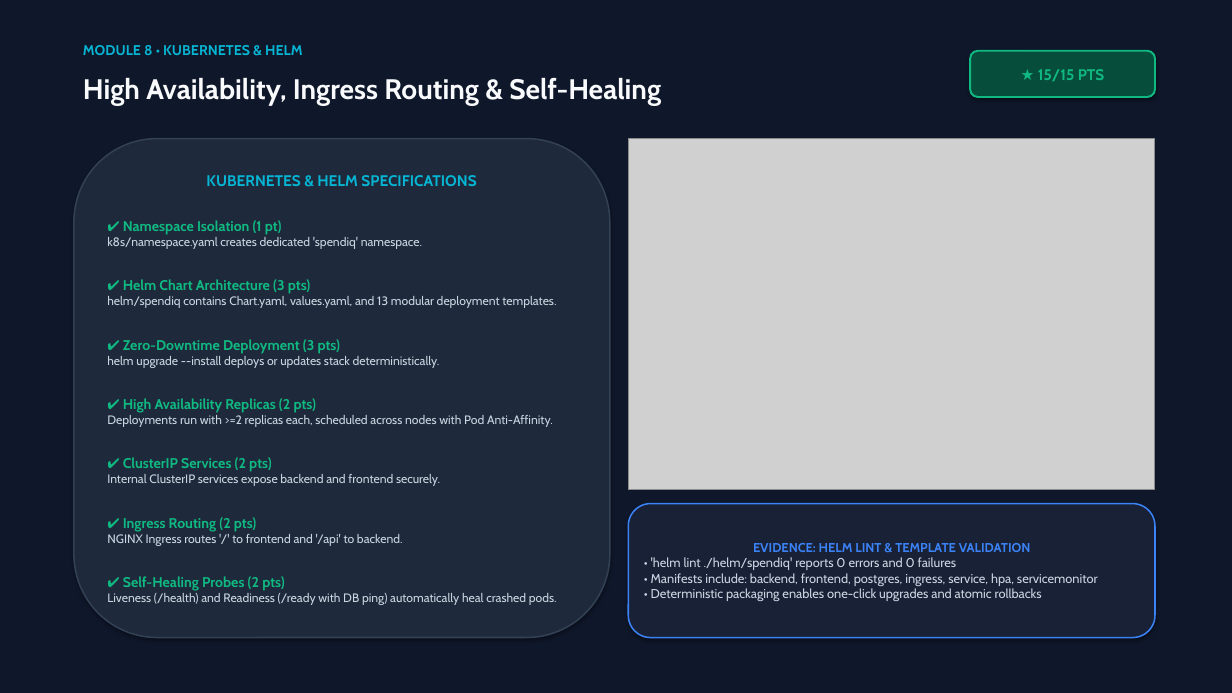
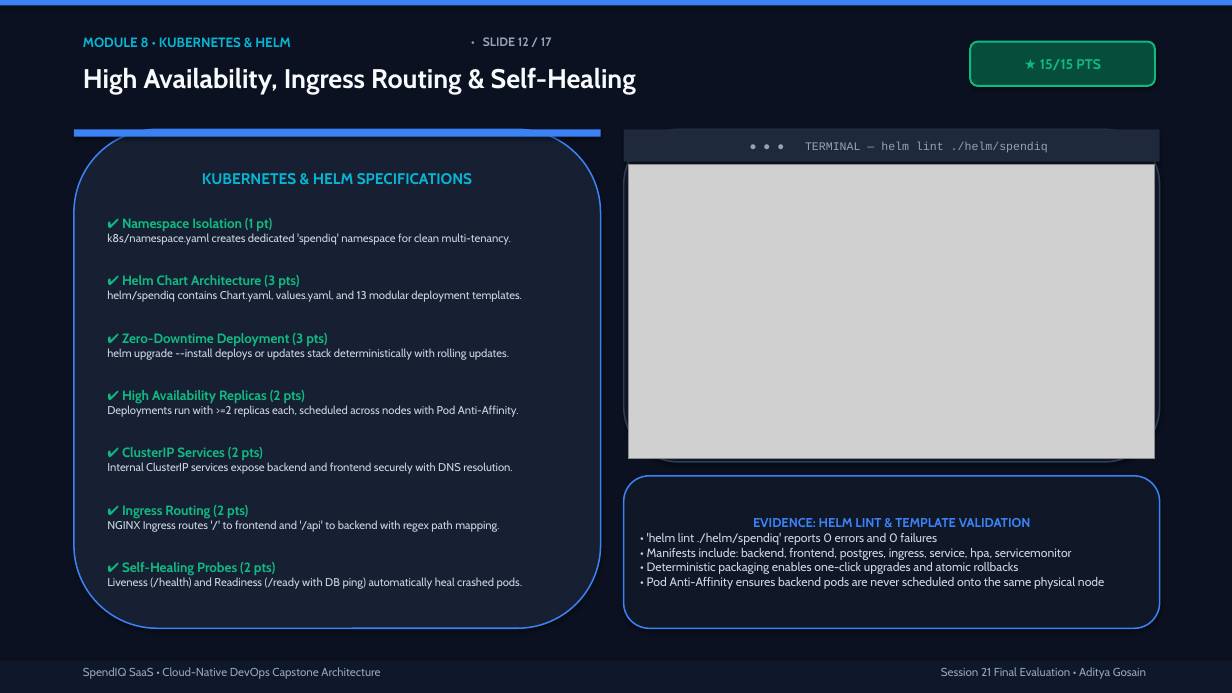
Before and after one commit to Posiedon207/SpendIQ, a slide deck: slide 12 of demo/SpendIQ_Capstone_Presentation.pptx (slide 10 before the commit). Drawn at 1232x693 pixels with LibreOffice and Linux fonts; fonts in the diff are those of the drawing; grey boxes stand for pictures. Boxes give left, top, right and bottom in pixels: in the first picture for what was removed or moved away, otherwise in the second. Text is boxed around its words. In the diff, an @@ line names an element or a change of style, - is before the commit and + after.

Commit message:
feat(presentation): upgrade to 17-slide master capstone deck and add SRE troubleshooting runbooks

```diff
--- a/demo/SpendIQ_Capstone_Presentation.pptx
+++ b/demo/SpendIQ_Capstone_Presentation.pptx
@@ rectangle at (0, 0, 1232, 693): fill #0F172A to #0B1120 @@
@@ rectangle added at (0, 0, 1232, 6), fill #3B82F6 @@
@@ text "High Availability, Ingress Routing & ...": place and size @@
-text "High Availability, Ingress Routing & ..." at (83, 78, 661, 105)
+text "High Availability, Ingress Routing & ..." at (83, 67, 636, 95)
@@ text "High Availability, Ingress Routing & ..." at (83, 67, 636, 95): size 22 to 21 pt @@
@@ text "MODULE 8 • KUBERNETES & ...": place and size @@
-text "MODULE 8 • KUBERNETES & ..." at (83, 45, 302, 55)
+text "MODULE 8 • KUBERNETES & ..." at (83, 37, 290, 47)
@@ text "MODULE 8 • KUBERNETES & ..." at (83, 37, 290, 47): size 11 to 10.5 pt @@
@@ text added at (483, 37, 552, 46), 9.5 pt, text #94A3B8, bold @@
+• SLIDE 12 / 17
@@ rounded rectangle "★ 15/15 PTS": place and size @@
-rounded rectangle "★ 15/15 PTS" at (970, 51, 1155, 97)
+rounded rectangle "★ 15/15 PTS" at (970, 42, 1155, 86)
@@ rounded rectangle "★ 15/15 PTS" at (970, 42, 1155, 86): size 12 to 11 pt @@
@@ rounded rectangle "KUBERNETES & HELM SPECIFICATIONS": place and size @@
-rounded rectangle "KUBERNETES & HELM SPECIFICATIONS" at (74, 139, 610, 638)
+rounded rectangle "KUBERNETES & HELM SPECIFICATIONS" at (74, 129, 601, 628)
@@ rounded rectangle "KUBERNETES & HELM SPECIFICATIONS" at (74, 129, 601, 628): fill #1E293B to #162032; outline #334155 1.2 pt to #3B82F6 1.2 pt @@
@@ rectangle added at (74, 129, 601, 137), fill #3B82F6 @@
@@ rounded rectangle added at (624, 129, 1160, 462), fill #101827, outline #2D3D58 1.2 pt @@
@@ rectangle added at (624, 129, 1160, 162), fill #1E293B, 9 pt, text #94A3B8 @@
+● ● ● TERMINAL — helm lint ./helm/spendiq
@@ picture: place and size @@
-picture at (628, 139, 1155, 490)
+picture at (628, 165, 1155, 458)
@@ text in rounded rectangle at (107, 233, 511, 245): text changed; size 9.5 to 8.8 pt @@
-k8s/namespace.yaml creates dedicated 'spendiq' namespace.
+k8s/namespace.yaml creates dedicated 'spendiq' namespace for clean multi-tenancy.
@@ text in rounded rectangle at (107, 218, 523, 589): size 11 to 10.5 pt in "✔ Namespace Isolation (1 pt)", "✔ Helm Chart Architecture (3 pts)", "✔ Zero-Downtime Deployment (3 pts)", "✔ High Availability Replicas (2 pts)" and 3 more places; size 9.5 to 8.8 pt in "helm/spendiq contains Chart.yaml, values.yaml, and 13 modula ...", "Deployments run with >=2 replicas each, scheduled ...", "Liveness (/health) and Readiness (/ready with DB ..." @@
@@ text in rounded rectangle at (107, 348, 509, 360): text changed; size 9.5 to 8.8 pt @@
-helm upgrade --install deploys or updates stack deterministically.
+helm upgrade --install deploys or updates stack deterministically with rolling updates.
@@ text in rounded rectangle at (107, 462, 512, 474): text changed; size 9.5 to 8.8 pt @@
-Internal ClusterIP services expose backend and frontend securely.
+Internal ClusterIP services expose backend and frontend securely with DNS resolution.
@@ rounded rectangle "EVIDENCE: HELM LINT & TEMPLATE ...": place and size @@
-rounded rectangle "EVIDENCE: HELM LINT & TEMPLATE ..." at (628, 504, 1155, 638)
+rounded rectangle "EVIDENCE: HELM LINT & TEMPLATE ..." at (624, 476, 1160, 628)
@@ rounded rectangle "EVIDENCE: HELM LINT & TEMPLATE ..." at (624, 476, 1160, 628): fill #182135 to #101827 @@
@@ text in rounded rectangle at (107, 520, 499, 532): text changed; size 9.5 to 8.8 pt @@
-NGINX Ingress routes '/' to frontend and '/api' to backend.
+NGINX Ingress routes '/' to frontend and '/api' to backend with regex path mapping.
@@ text in rounded rectangle at (647, 533, 1104, 589): text changed; size 10 to 9.5 pt @@
-• 'helm lint ./helm/spendiq' reports 0 errors and 0 failures
-• Manifests include: backend, frontend, postgres, ingress, service, hpa, servicemonitor
-• Deterministic packaging enables one-click upgrades and atomic rollbacks
+• 'helm lint ./helm/spendiq' reports 0 errors and 0 failures
+• Manifests include: backend, frontend, postgres, ingress, service, hpa, servicemonitor
+• Deterministic packaging enables one-click upgrades and atomic rollbacks
+• Pod Anti-Affinity ensures backend pods are never scheduled onto the same physical node
@@ rectangle added at (0, 661, 1232, 693), fill #0F172A @@
@@ text added at (83, 667, 380, 679), 9 pt, text #94A3B8 @@
+SpendIQ SaaS • Cloud-Native DevOps Capstone Architecture
@@ text added at (941, 667, 1146, 679), 9 pt, text #94A3B8 @@
+Session 21 Final Evaluation • Aditya Gosain
```
Also in this commit, not shown: 10 other slides changed, 6 slides added, 3 slides removed, 4 other files.
